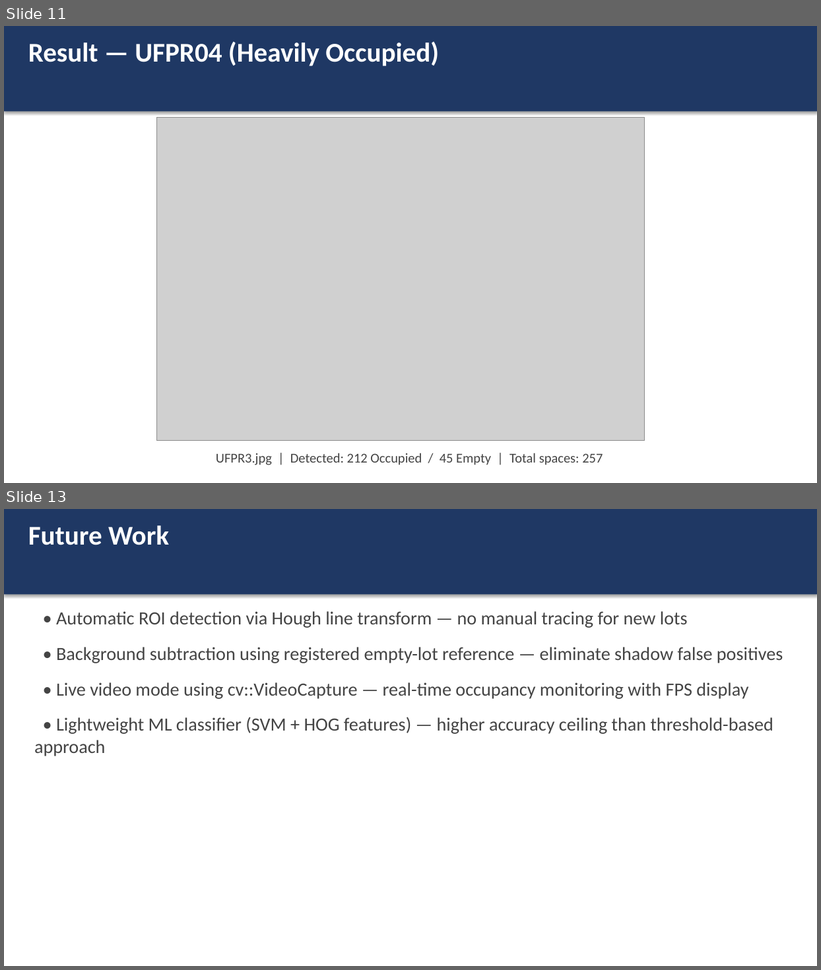
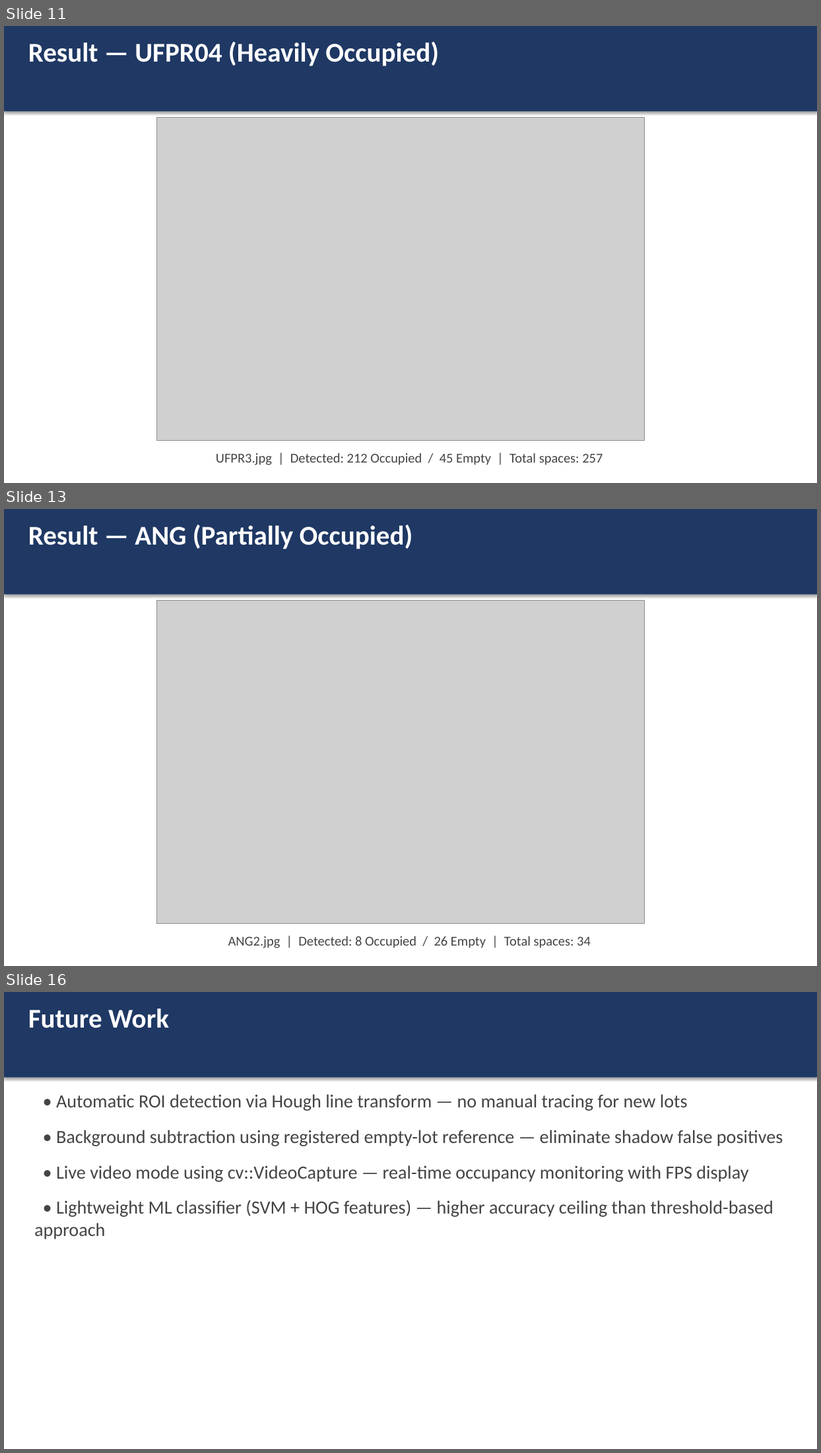
Before and after one commit to realkyle/CVFinalProject, a slide deck: docs/slides.pptx. Shown one above the other, each under a label of ours: slides 11 and 13 before the commit, slides 11, 13 and 16 after it; the slides between them are not shown. The pictures are 821x970 and 821x1453 pixels, drawn with LibreOffice and Linux fonts; fonts in the diff are those of the drawing; grey boxes stand for pictures. Boxes give left, top, right and bottom in pixels: in the first picture for what was removed or moved away, otherwise in the second. Text is boxed around its words. In the diff, an @@ line names an element or a change of style, - is before the commit and + after.

```diff
--- a/docs/slides.pptx
+++ b/docs/slides.pptx
@@ slide 13 added at (4,509,817,966), background #FFFFFF @@
@@ rectangle added at (4,509,817,594), fill #1F3864 @@
@@ text added at (28,524,413,549), 32 pt, text #FFFFFF, bold @@
+Result — ANG (Partially Occupied)
@@ picture added at (156,601,644,923) @@
@@ text added at (228,936,591,949), 16 pt, text #444444 @@
+ANG2.jpg | Detected: 8 Occupied / 26 Empty | Total spaces: 34
@@ what was slide 13 is now slide 16 @@
```
Also in this commit, not shown: 2 slides changed, 2 other slides added, 10 other files.
